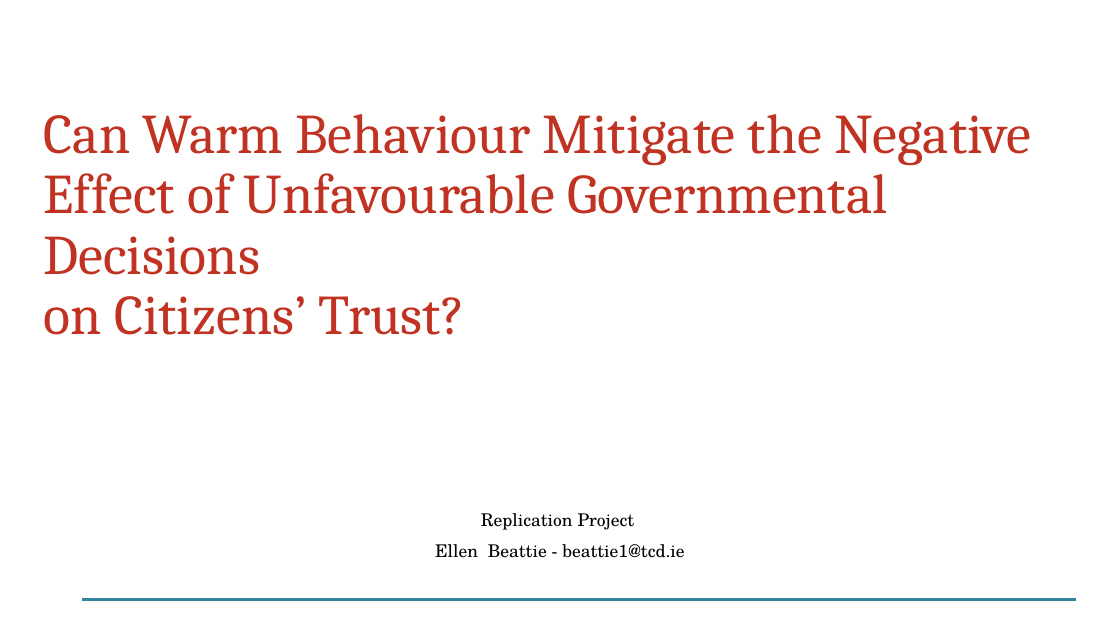
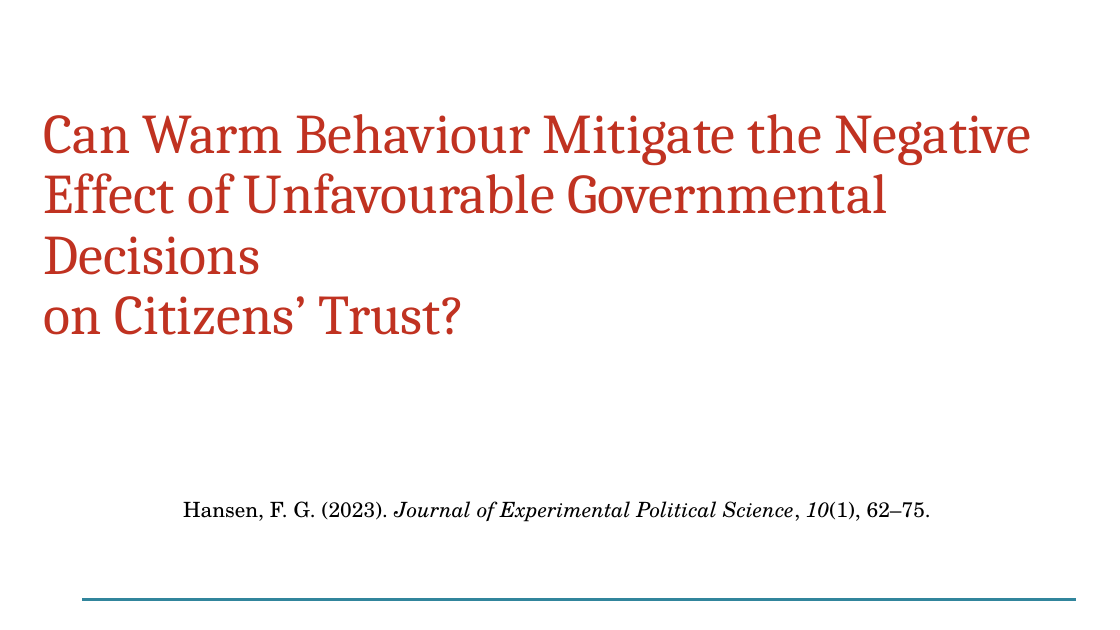
Before and after one commit to beattie1-oss/StatsII_2026, a slide deck: slide 2 of replication/my_answers/Can Warm Behavior Mitigate the Negative Effect.pptx. Drawn at 1120x630 pixels with LibreOffice and Linux fonts; fonts in the diff are those of the drawing. Boxes give left, top, right and bottom in pixels: in the first picture for what was removed or moved away, otherwise in the second. Text is boxed around its words. In the diff, an @@ line names an element or a change of style, - is before the commit and + after.

```diff
--- a/replication/my_answers/Can Warm Behavior Mitigate the Negative Effect.pptx
+++ b/replication/my_answers/Can Warm Behavior Mitigate the Negative Effect.pptx
@@ subtitle at (x1=183, y1=501, x2=931, y2=522): text changed; size 15 to 18 pt; italic on @@
-Replication Project
-Ellen Beattie - beattie1@tcd.ie
+Hansen, F. G. (2023). Journal of Experimental Political Science, 10(1), 62–75.
```
Also in this commit, not shown: 11 other slides changed, 1 slide added, 10 other files.
